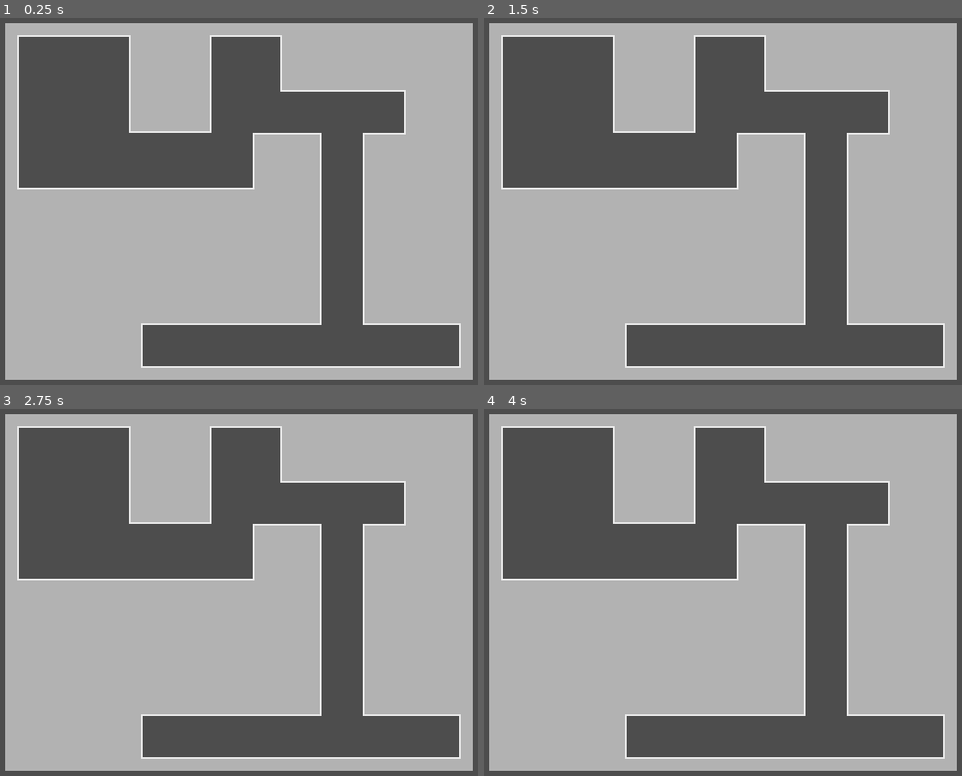
Above: before the commit, frames 1-4 (two rows, left to right).
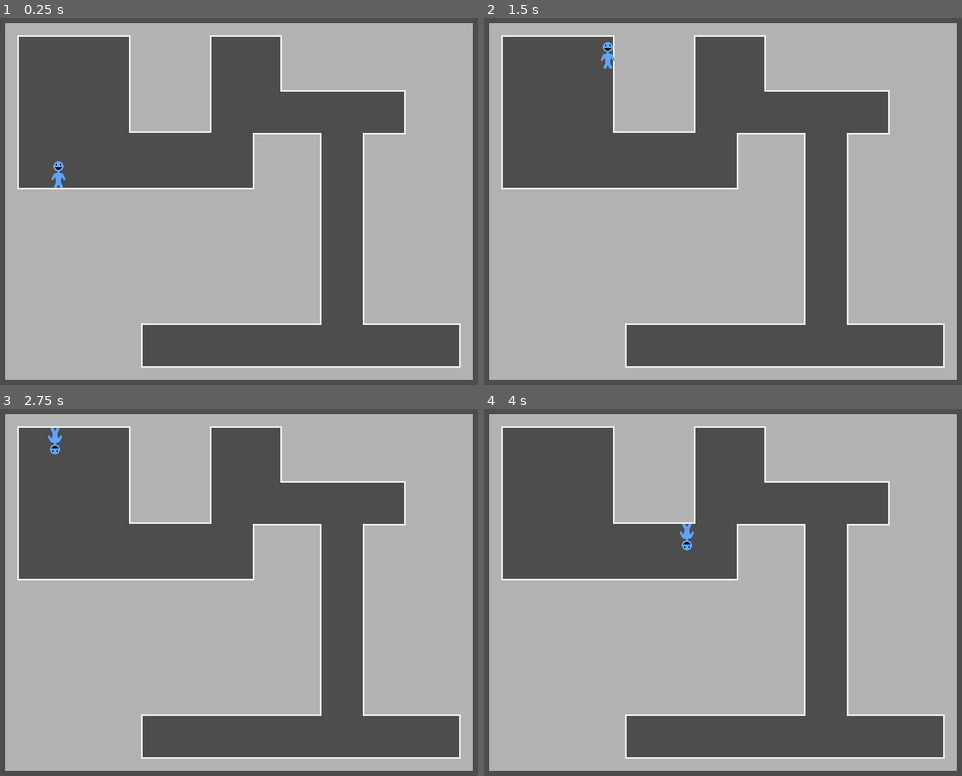
Above: after the commit, the same moments.

Repository: jakemeinershagen/WWW
Game: Godot game, scene res://scenes/world.tscn
Two runs of this game, one before a commit and one after it. Both use one fixed random seed, a clock stepped at 60 frames per second and the inputs below.
Inputs:
- Up to frame 1 (0.25 s): no input
- Up to frame 2 (1.5 s): tap Enter at 0.5 s; hold D (right, bound only after the commit) from 0.53 s (still down); tap W (switch_gravity, bound only after the commit) at 0.6, 1.35 s
- Up to frame 3 (2.75 s): release D (right, bound only after the commit) at 2.03 s; hold A (left, bound only after the commit) from 2.03 s (still down); tap W (switch_gravity, bound only after the commit) at 2.1 s
- Up to frame 4 (4 s): release A (left, bound only after the commit) at 2.78 s; hold D (right, bound only after the commit) from 2.78 s (still down); tap W (switch_gravity, bound only after the commit) at 2.85, 3.6 s

The runs differ from the first frame. In frame 1, 0.1% of the frame differs, in the area x 10-14%, y 39-47%; in frame 2, 0.1%; in frame 3, 0.1%; in frame 4, 0.1%.

Commit message:
basic player movement

Diff:
--- a/project.godot
+++ b/project.godot
@@ -25,11 +25,22 @@
 
 left={
 "deadzone": 0.5,
-"events": []
+"events": [Object(InputEventKey,"resource_local_to_scene":false,"resource_name":"","device":-1,"window_id":0,"alt_pressed":false,"shift_pressed":false,"ctrl_pressed":false,"meta_pressed":false,"pressed":false,"keycode":0,"physical_keycode":65,"key_label":0,"unicode":97,"location":0,"echo":false,"script":null)
+, Object(InputEventKey,"resource_local_to_scene":false,"resource_name":"","device":-1,"window_id":0,"alt_pressed":false,"shift_pressed":false,"ctrl_pressed":false,"meta_pressed":false,"pressed":false,"keycode":0,"physical_keycode":4194319,"key_label":0,"unicode":0,"location":0,"echo":false,"script":null)
+]
 }
 right={
 "deadzone": 0.5,
-"events": []
+"events": [Object(InputEventKey,"resource_local_to_scene":false,"resource_name":"","device":-1,"window_id":0,"alt_pressed":false,"shift_pressed":false,"ctrl_pressed":false,"meta_pressed":false,"pressed":false,"keycode":0,"physical_keycode":68,"key_label":0,"unicode":100,"location":0,"echo":false,"script":null)
+, Object(InputEventKey,"resource_local_to_scene":false,"resource_name":"","device":-1,"window_id":0,"alt_pressed":false,"shift_pressed":false,"ctrl_pressed":false,"meta_pressed":false,"pressed":false,"keycode":0,"physical_keycode":4194321,"key_label":0,"unicode":0,"location":0,"echo":false,"script":null)
+]
+}
+switch_gravity={
+"deadzone": 0.5,
+"events": [Object(InputEventKey,"resource_local_to_scene":false,"resource_name":"","device":-1,"window_id":0,"alt_pressed":false,"shift_pressed":false,"ctrl_pressed":false,"meta_pressed":false,"pressed":false,"keycode":0,"physical_keycode":87,"key_label":0,"unicode":119,"location":0,"echo":false,"script":null)
+, Object(InputEventKey,"resource_local_to_scene":false,"resource_name":"","device":-1,"window_id":0,"alt_pressed":false,"shift_pressed":false,"ctrl_pressed":false,"meta_pressed":false,"pressed":false,"keycode":0,"physical_keycode":4194320,"key_label":0,"unicode":0,"location":0,"echo":false,"script":null)
+, Object(InputEventKey,"resource_local_to_scene":false,"resource_name":"","device":-1,"window_id":0,"alt_pressed":false,"shift_pressed":false,"ctrl_pressed":false,"meta_pressed":false,"pressed":false,"keycode":0,"physical_keycode":32,"key_label":0,"unicode":32,"location":0,"echo":false,"script":null)
+]
 }
 
 [layer_names]
--- a/scenes/player.tscn
+++ b/scenes/player.tscn
@@ -1,11 +1,14 @@
-[gd_scene load_steps=3 format=3 uid="uid://bda87encvjb6w"]
+[gd_scene load_steps=4 format=3 uid="uid://bda87encvjb6w"]
 
+[ext_resource type="Script" path="res://scripts/player.gd" id="1_fm5ul"]
 [ext_resource type="Texture2D" uid="uid://q05xrt63442g" path="res://assets/player.png" id="1_vdckc"]
 
 [sub_resource type="RectangleShape2D" id="RectangleShape2D_r3joh"]
 size = Vector2(12, 31)
 
 [node name="Player" type="CharacterBody2D"]
+collision_mask = 2
+script = ExtResource("1_fm5ul")
 
 [node name="Sprite2D" type="Sprite2D" parent="."]
 texture = ExtResource("1_vdckc")
--- a/scenes/world.tscn
+++ b/scenes/world.tscn
@@ -1,6 +1,7 @@
-[gd_scene load_steps=4 format=4 uid="uid://dybxlo0nsmnew"]
+[gd_scene load_steps=5 format=4 uid="uid://dybxlo0nsmnew"]
 
 [ext_resource type="Texture2D" uid="uid://bo2y7egqrwo65" path="res://assets/tiles.png" id="1_l4lur"]
+[ext_resource type="PackedScene" uid="uid://bda87encvjb6w" path="res://scenes/player.tscn" id="2_i1smk"]
 
 [sub_resource type="TileSetAtlasSource" id="TileSetAtlasSource_aaxxj"]
 texture = ExtResource("1_l4lur")
@@ -57,3 +58,6 @@
 [node name="TileMapLayer" type="TileMapLayer" parent="."]
 tile_map_data = PackedByteArray("AAAFAAQAAAABAAAAAAAFABAAAAAAAAEAAAAFABEAAAAAAAEAAAAFABIAAAAAAAEAAAAFABMAAAAAAAEAAAAFAB …(9312 unchanged characters)…
 tile_set = SubResource("TileSet_nyhmi")
+
+[node name="Player" parent="." instance=ExtResource("2_i1smk")]
+position = Vector2(142, 215)
--- /dev/null
+++ b/scripts/player.gd
@@ -0,0 +1,28 @@
+extends CharacterBody2D
+
+
+const SPEED = 150.0
+const JUMP_VELOCITY = -400.0
+
+var gravity = Vector2(0, 980)
+
+
+func _physics_process(delta: float) -> void:
+	# Handle jump.
+	if ((Input.is_action_just_pressed("switch_gravity") and is_on_floor())
+			or (Input.is_action_just_pressed("switch_gravity") and is_on_ceiling())):
+		gravity = -gravity
+		rotation += PI
+
+	# Add the gravity.
+	velocity += gravity * delta
+
+	# Get the input direction and handle the movement/deceleration.
+	# As good practice, you should replace UI actions with custom gameplay actions.
+	var direction := Input.get_axis("left", "right")
+	if direction:
+		velocity.x = direction * SPEED
+	else:
+		velocity.x = move_toward(velocity.x, 0, SPEED)
+
+	move_and_slide()
